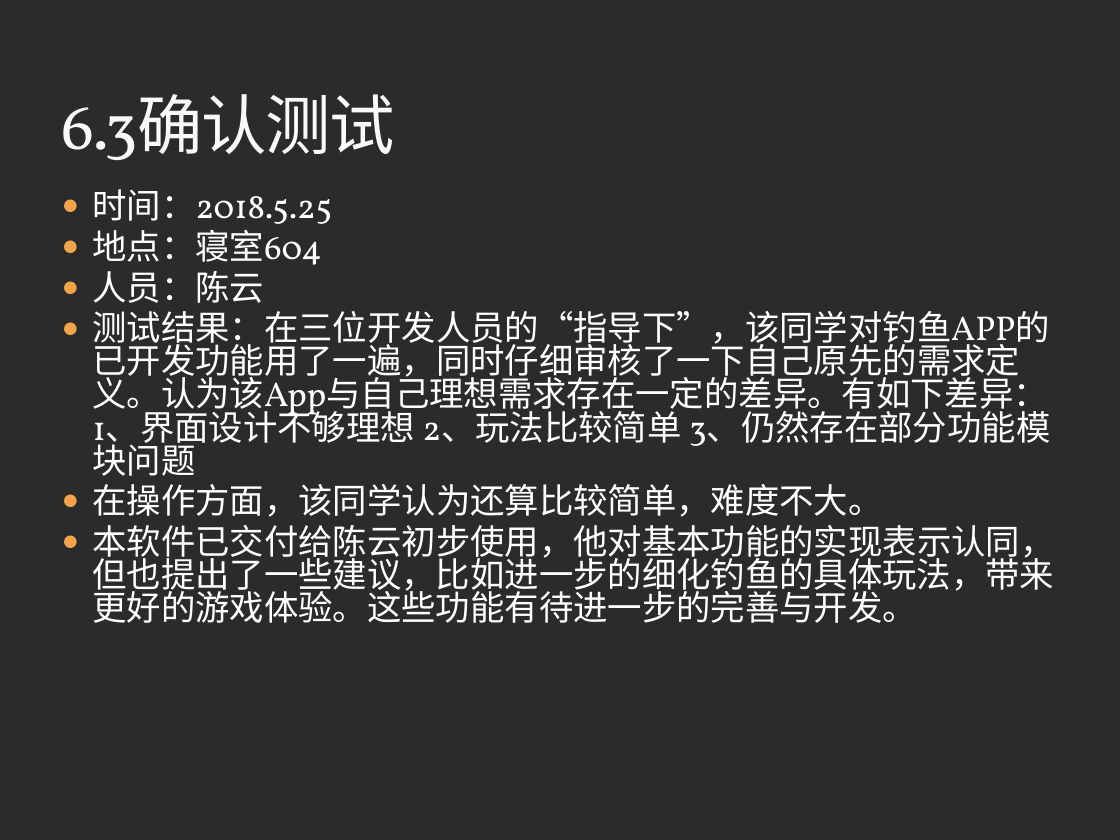
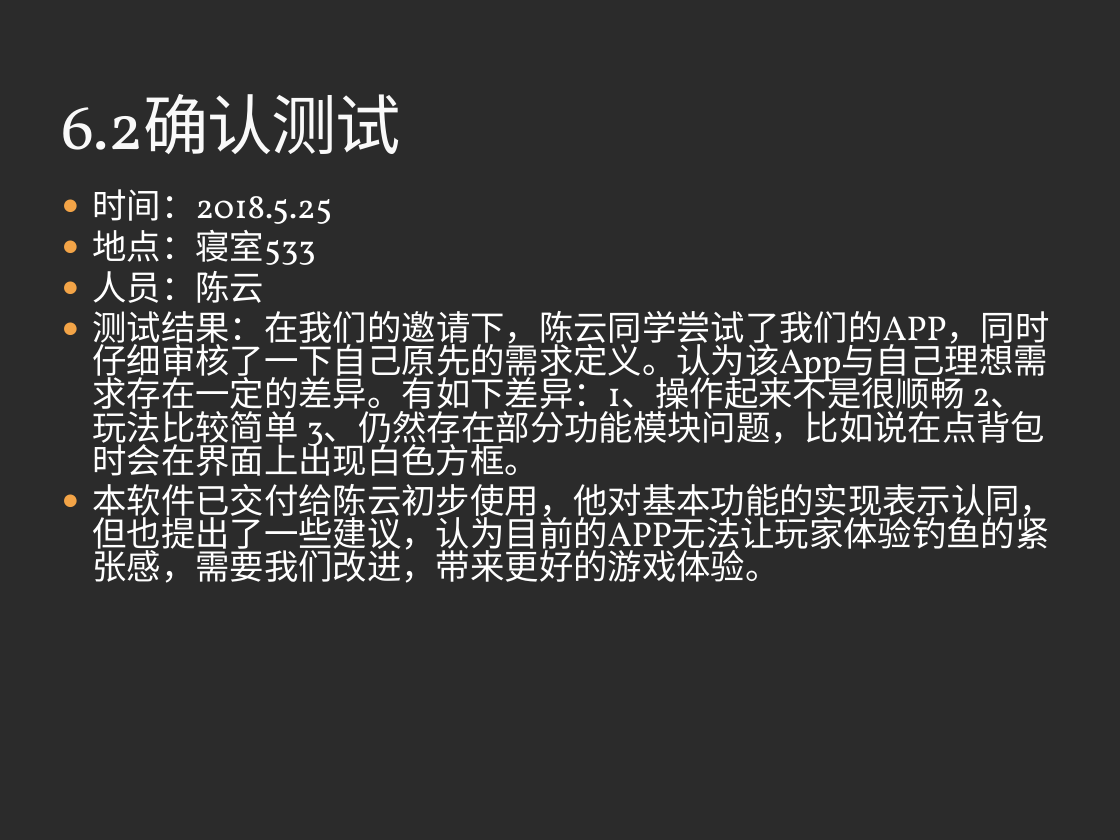
Before and after one commit to 3d-fishing/3D-app, a slide deck: slide 29 of 软件实现.pptx (slide 30 before the commit). Drawn at 1120x840 pixels with LibreOffice and Linux fonts; fonts in the diff are those of the drawing; background and template pictures are left out; a plain dark background stands for a picture behind light text. Boxes give left, top, right and bottom in pixels: in the first picture for what was removed or moved away, otherwise in the second. Text is boxed around its words. In the diff, an @@ line names an element or a change of style, - is before the commit and + after.

```diff
--- a/软件实现.pptx
+++ b/软件实现.pptx
@@ title at (x1=62, y1=94, x2=401, y2=154): text changed @@
-6.3确认测试
+6.2确认测试
@@ text at (x1=93, y1=230, x2=316, y2=265): text changed @@
-● 地点：寝室604
+● 地点：寝室533
@@ text at (x1=93, y1=311, x2=1055, y2=583): text changed @@
-● 测试结果：在三位开发人员的“指导下”，该同学对钓鱼APP的已开发功能用了一遍，同时仔细审核了一下自己原先的需求定义。认为该App与自己理想需求存在一定的差异。有如下差异：1、界面设计不够理想 2、玩法比较简单 3、仍然存在部分功能模块问题
-● 在操作方面，该同学认为还算比较简单，难度不大。
-● 本软件已交付给陈云初步使用，他对基本功能的实现表示认同，但也提出了一些建议，比如进一步的细化钓鱼的具体玩法，带来更好的游戏体验。这些功能有待进一步的完善与开发。
+● 测试结果：在我们的邀请下，陈云同学尝试了我们的APP，同时仔细审核了一下自己原先的需求定义。认为该App与自己理想需求存在一定的差异。有如下差异：1、操作起来不是很顺畅 2、玩法比较简单 3、仍然存在部分功能模块问题，比如说在点背包时会在界面上出现白色方框。
+● 本软件已交付给陈云初步使用，他对基本功能的实现表示认同，但也提出了一些建议，认为目前的APP无法让玩家体验钓鱼的紧张感，需要我们改进，带来更好的游戏体验。
```
Also in this commit, not shown: 2 other slides changed, 2 slides added, 3 slides removed, 1 other file.
